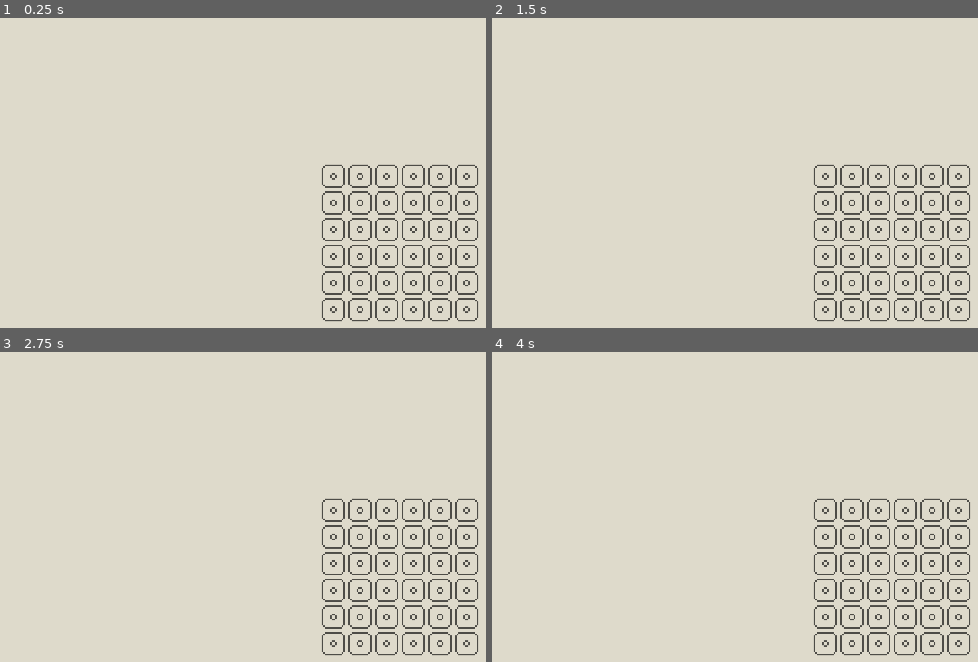
Above: before the commit, frames 1-4 (two rows, left to right).
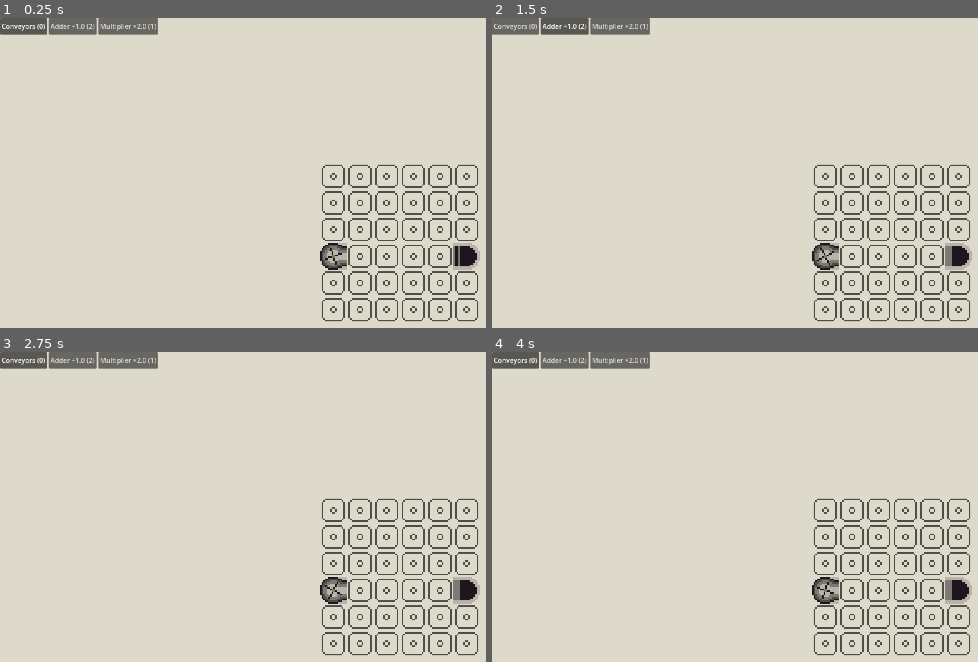
Above: after the commit, the same moments.

Repository: jackgusler/tessera
Game: Godot game, scene res://scenes/Main.tscn
Two runs of this game, one before a commit and one after it. Both use one fixed random seed, a clock stepped at 60 frames per second and the inputs below.
Inputs (mouse positions are in pixels of both pictures, inside the frame that each line leads up to):
- Up to frame 1 (0.25 s): no input
- Up to frame 2 (1.5 s): click (516, 27) at 0.5 s, where only the run after the commit has a clickable "Conveyors (0)"; click (564, 27) at 1.25 s, where only the run after the commit has a clickable "Adder +1.0 (2)"
- Up to frame 3 (2.75 s): click (24, 361) at 2 s, where only the run after the commit has a clickable "Conveyors (0)"
- Up to frame 4 (4 s): click (564, 361) at 2.75 s, where only the run after the commit has a clickable "Adder +1.0 (2)"; click (516, 361) at 3.5 s, where only the run after the commit has a clickable "Conveyors (0)"

The runs differ from the first frame. In frame 1, 2.5% of the frame differs, in the area x 0-99%, y 0-82%; in frame 2, 2.5%; in frame 3, 2.5%; in frame 4, 2.5%.
Error before the commit: Parse Error: Could not resolve class "Simulator", because of a parser error. (res://scripts/board/level_session.gd:36)

Commit message:
Auto-backup: 2026-08-13 17:22:46

Diff:
--- a/scripts/board/simulator.gd
+++ b/scripts/board/simulator.gd
@@ -32,7 +32,7 @@
 		if out_mask == 0:
 			res.error = "Tile at %s has no output." % cell
 			return res
-		var dir_index := Board.dir_index(out_mask))
+		var dir_index := Board.dir_index(out_mask)
 		if dir_index < 0:
 			res.error = "Tile at %s has multiple outputs (mask %d)." % [cell, out_mask]
 			return res
Not shown, changed: .pair-programming-session.md
Not shown, added: scenes/main.tscn5380204397.tmp
